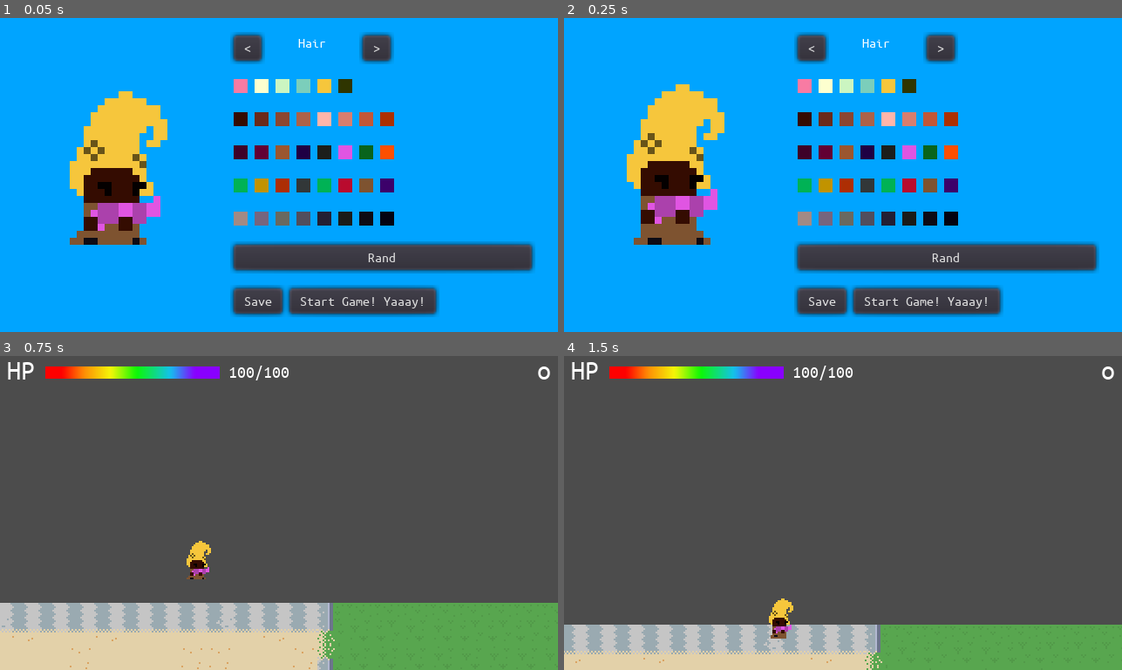
Above: before the commit, frames 1-4 (two rows, left to right).
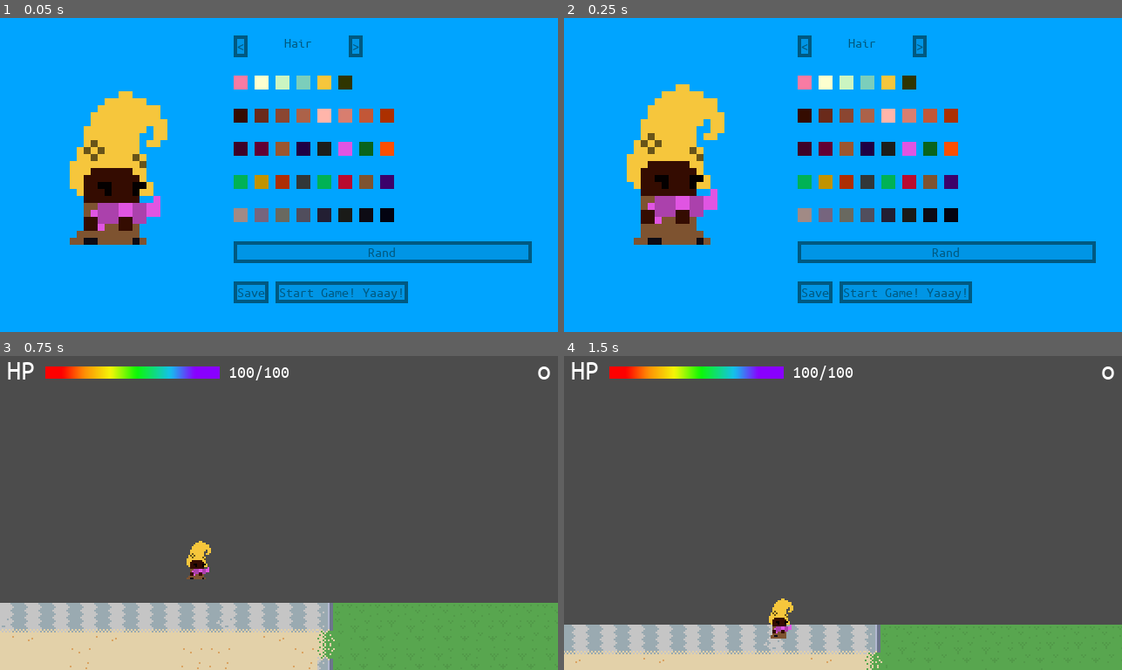
Above: after the commit, the same moments.

Repository: hamiltonromualdo/bring-ur-glam
Game: Godot game, scene res://src/UserInterface/CustomizePlayer.tscn
Same seed, same stepped clock (60 frames per second), same inputs: the game is played once before the commit and once after it. This scene is started directly instead of the project's main scene.
Inputs:
- Up to frame 1 (0.05 s): no input
- Up to frame 2 (0.25 s): no input
- Up to frame 3 (0.75 s): click "Start Game! Yaaay!" at 0.5 s
- Up to frame 4 (1.5 s): hold Right (ui_right) from 1.28 s (still down)

The runs differ from the first frame. In frame 1, 13% of the frame differs, in the area x 41-96%, y 4-96%; in frame 2, 13%; in frame 3, nothing differs; in frame 4, nothing differs.

Commit message:
Create and apply flat theme for CustomizePlayer

Diff:
--- /dev/null
+++ b/bring_ur_glam/assets/ui/flat_pixel_theme.tres
@@ -0,0 +1,56 @@
+[gd_resource type="Theme" load_steps=10 format=2]
+
+[ext_resource path="res://assets/fonts/Pixel-Art/pixelart.ttf" type="DynamicFontData" id=1]
+
+[sub_resource type="DynamicFontData" id=6]
+font_path = "res://assets/fonts/UbuntuMono-Regular.ttf"
+
+[sub_resource type="DynamicFont" id=2]
+font_data = ExtResource( 1 )
+fallback/0 = SubResource( 6 )
+
+[sub_resource type="StyleBoxEmpty" id=5]
+
+[sub_resource type="StyleBoxFlat" id=3]
+bg_color = Color( 0, 0.647059, 1, 1 )
+border_width_left = 2
+border_width_top = 2
+border_width_right = 2
+border_width_bottom = 2
+border_color = Color( 0, 0.447059, 0.647059, 1 )
+
+[sub_resource type="StyleBoxFlat" id=1]
+bg_color = Color( 0, 0.588235, 0.901961, 1 )
+border_width_left = 2
+border_width_top = 2
+border_width_right = 2
+border_width_bottom = 2
+border_color = Color( 0, 0.352941, 0.509804, 1 )
+
+[sub_resource type="StyleBoxFlat" id=4]
+bg_color = Color( 0, 0.447059, 0.686275, 1 )
+border_width_left = 2
+border_width_top = 2
+border_width_right = 2
+border_width_bottom = 2
+border_color = Color( 0, 0.270588, 0.396078, 1 )
+
+[sub_resource type="DynamicFontData" id=7]
+font_path = "res://assets/fonts/UbuntuMono-Regular.ttf"
+
+[sub_resource type="DynamicFont" id=8]
+font_data = ExtResource( 1 )
+fallback/0 = SubResource( 7 )
+
+[resource]
+Button/colors/font_color = Color( 0, 0.352941, 0.509804, 1 )
+Button/colors/font_color_focus = Color( 0, 0.352941, 0.509804, 1 )
+Button/colors/font_color_hover = Color( 0, 0.447059, 0.647059, 1 )
+Button/colors/font_color_pressed = Color( 0, 0.270588, 0.396078, 1 )
+Button/fonts/font = SubResource( 2 )
+Button/styles/focus = SubResource( 5 )
+Button/styles/hover = SubResource( 3 )
+Button/styles/normal = SubResource( 1 )
+Button/styles/pressed = SubResource( 4 )
+RichTextLabel/colors/default_color = Color( 0, 0.352941, 0.509804, 1 )
+RichTextLabel/fonts/normal_font = SubResource( 8 )
--- a/bring_ur_glam/src/UserInterface/CustomizePlayer.tscn
+++ b/bring_ur_glam/src/UserInterface/CustomizePlayer.tscn
@@ -1,8 +1,9 @@
-[gd_scene load_steps=12 format=2]
+[gd_scene load_steps=13 format=2]
 
 [ext_resource path="res://src/UserInterface/PlayerCustomization/HairColorSelector.tscn" type="PackedScene" id=1]
 [ext_resource path="res://src/UserInterface/CustomizePlayer.gd" type="Script" id=2]
 [ext_resource path="res://src/Actors/PlayerImages.tscn" type="PackedScene" id=3]
+[ext_resource path="res://assets/ui/flat_pixel_theme.tres" type="Theme" id=4]
 [ext_resource path="res://assets/fonts/UbuntuMono-Regular.ttf" type="DynamicFontData" id=7]
 [ext_resource path="res://src/UserInterface/PlayerCustomization/SkinColorSelector.tscn" type="PackedScene" id=8]
 [ext_resource path="res://src/UserInterface/PlayerCustomization/ColorSwatch.tscn" type="PackedScene" id=9]
@@ -27,6 +28,7 @@
 [node name="Control" type="Control" parent="."]
 margin_right = 40.0
 margin_bottom = 40.0
+theme = ExtResource( 4 )
 __meta__ = {
 "_edit_use_anchors_": false
 }
@@ -46,11 +48,11 @@
 
 [node name="HBoxContainer" type="HBoxContainer" parent="Control/VBoxContainer"]
 margin_right = 171.0
-margin_bottom = 15.0
+margin_bottom = 13.0
 
 [node name="HairChangeLeft" type="Button" parent="Control/VBoxContainer/HBoxContainer"]
-margin_right = 16.0
-margin_bottom = 15.0
+margin_right = 8.0
+margin_bottom = 13.0
 custom_fonts/font = SubResource( 4 )
 text = "<"
 __meta__ = {
@@ -58,9 +60,9 @@
 }
 
 [node name="Hair" type="RichTextLabel" parent="Control/VBoxContainer/HBoxContainer"]
-margin_left = 20.0
-margin_right = 70.0
-margin_bottom = 15.0
+margin_left = 12.0
+margin_right = 62.0
+margin_bottom = 13.0
 rect_min_size = Vector2( 50, 0 )
 custom_fonts/normal_font = SubResource( 4 )
 bbcode_enabled = true
@@ -72,9 +74,9 @@
 }
 
 [node name="HairChangeRight" type="Button" parent="Control/VBoxContainer/HBoxContainer"]
-margin_left = 74.0
-margin_right = 90.0
-margin_bottom = 15.0
+margin_left = 66.0
+margin_right = 74.0
+margin_bottom = 13.0
 custom_fonts/font = SubResource( 4 )
 text = ">"
 __meta__ = {
@@ -82,9 +84,9 @@
 }
 
 [node name="HairColor" parent="Control/VBoxContainer" instance=ExtResource( 1 )]
-margin_top = 26.0
-margin_right = 171.0
-margin_bottom = 34.0
+margin_top = 24.0
+margin_right = 171.0
+margin_bottom = 32.0
 
 [node name="ColorSwatch" type="TextureButton" parent="Control/VBoxContainer/HairColor" instance=ExtResource( 9 )]
 margin_right = 8.0
@@ -158,9 +160,9 @@
 color = Color( 0.188235, 0.211765, 0, 1 )
 
 [node name="SkinColor" parent="Control/VBoxContainer" instance=ExtResource( 8 )]
-margin_top = 45.0
-margin_right = 171.0
-margin_bottom = 53.0
+margin_top = 43.0
+margin_right = 171.0
+margin_bottom = 51.0
 
 [node name="ColorSwatch" type="TextureButton" parent="Control/VBoxContainer/SkinColor" instance=ExtResource( 9 )]
 margin_right = 8.0
@@ -258,9 +260,9 @@
 color = Color( 0.678431, 0.192157, 0, 1 )
 
 [node name="GunColor" parent="Control/VBoxContainer" instance=ExtResource( 11 )]
-margin_top = 64.0
-margin_right = 171.0
-margin_bottom = 72.0
+margin_top = 62.0
+margin_right = 171.0
+margin_bottom = 70.0
 
 [node name="ColorSwatch" type="TextureButton" parent="Control/VBoxContainer/GunColor" instance=ExtResource( 9 )]
 margin_right = 8.0
@@ -358,9 +360,9 @@
 color = Color( 0.996078, 0.313726, 0, 1 )
 
 [node name="DressColor" parent="Control/VBoxContainer" instance=ExtResource( 12 )]
-margin_top = 83.0
-margin_right = 171.0
-margin_bottom = 91.0
+margin_top = 81.0
+margin_right = 171.0
+margin_bottom = 89.0
 
 [node name="ColorSwatch" type="TextureButton" parent="Control/VBoxContainer/DressColor" instance=ExtResource( 9 )]
 margin_right = 8.0
@@ -458,9 +460,9 @@
 color = Color( 0.239216, 0.00784314, 0.419608, 1 )
 
 [node name="ShoesColor" parent="Control/VBoxContainer" instance=ExtResource( 13 )]
-margin_top = 102.0
-margin_right = 171.0
-margin_bottom = 110.0
+margin_top = 100.0
+margin_right = 171.0
+margin_bottom = 108.0
 
 [node name="ColorSwatch" type="TextureButton" parent="Control/VBoxContainer/ShoesColor" instance=ExtResource( 9 )]
 margin_right = 8.0
@@ -558,9 +560,9 @@
 color = Color( 0.0156863, 0.0156863, 0.0705882, 1 )
 
 [node name="Rand" type="Button" parent="Control/VBoxContainer"]
-margin_top = 121.0
-margin_right = 171.0
-margin_bottom = 136.0
+margin_top = 119.0
+margin_right = 171.0
+margin_bottom = 132.0
 custom_fonts/font = SubResource( 4 )
 text = "Rand"
 __meta__ = {
@@ -568,13 +570,13 @@
 }
 
 [node name="HBoxContainer2" type="HBoxContainer" parent="Control/VBoxContainer"]
-margin_top = 147.0
-margin_right = 171.0
-margin_bottom = 162.0
+margin_top = 143.0
+margin_right = 171.0
+margin_bottom = 156.0
 
 [node name="Save" type="Button" parent="Control/VBoxContainer/HBoxContainer2"]
-margin_right = 28.0
-margin_bottom = 15.0
+margin_right = 20.0
+margin_bottom = 13.0
 custom_fonts/font = SubResource( 4 )
 text = "Save"
 __meta__ = {
@@ -582,9 +584,9 @@
 }
 
 [node name="StartGame" type="Button" parent="Control/VBoxContainer/HBoxContainer2"]
-margin_left = 32.0
-margin_right = 116.0
-margin_bottom = 15.0
+margin_left = 24.0
+margin_right = 100.0
+margin_bottom = 13.0
 custom_fonts/font = SubResource( 4 )
 text = "Start Game! Yaaay!"
 __meta__ = {
